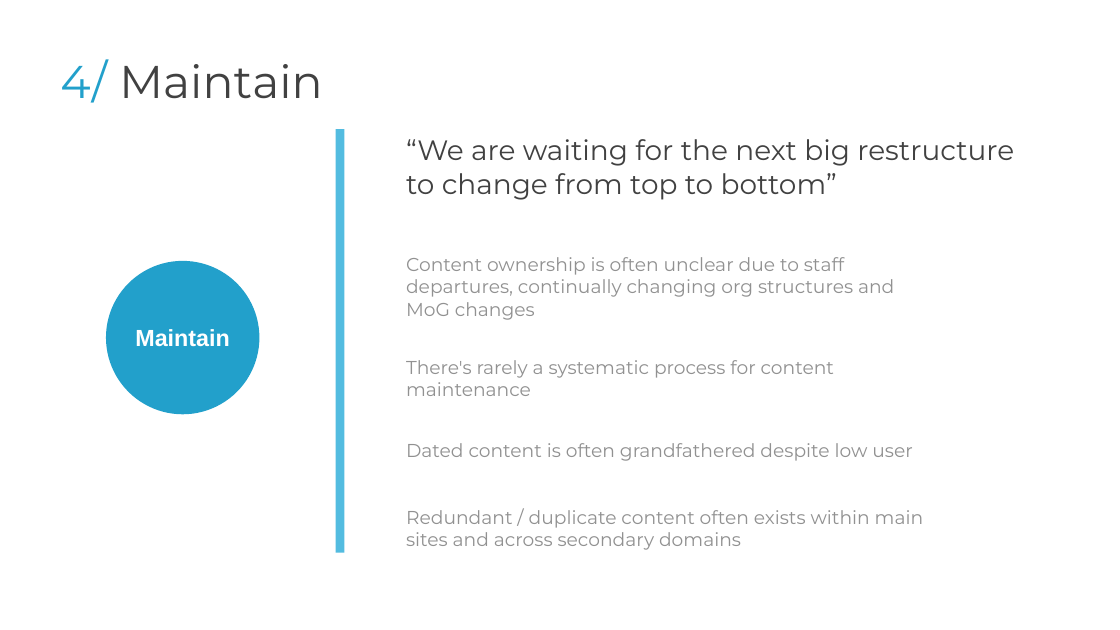
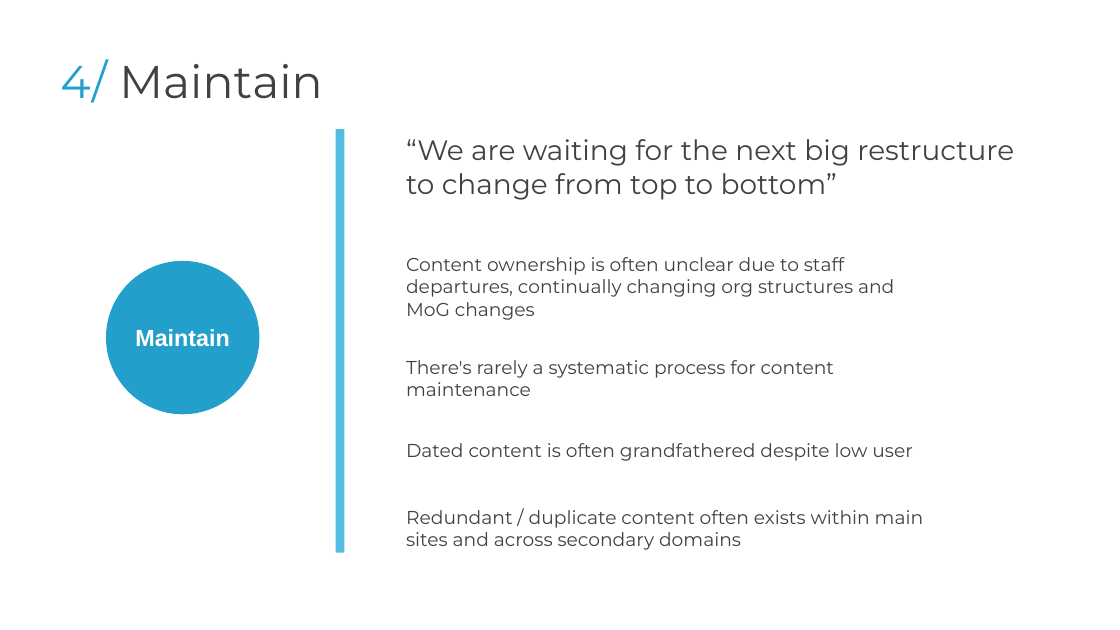
Before and after one commit to govau/service-manual, a slide deck: slide 9 of assets/files/governing-content/content-tasks-skills-workshop.pptx. Drawn at 1120x630 pixels with LibreOffice and Linux fonts; fonts in the diff are those of the drawing; background and template pictures are left out. Boxes give left, top, right and bottom in pixels: in the first picture for what was removed or moved away, otherwise in the second. Text is boxed around its words. In the diff, an @@ line names an element or a change of style, - is before the commit and + after.

```diff
--- a/assets/files/governing-content/content-tasks-skills-workshop.pptx
+++ b/assets/files/governing-content/content-tasks-skills-workshop.pptx
@@ text colour #919191 to #414141 in 4 elements at <box>406,443,912,461</box>, <box>406,510,923,550</box>, <box>406,257,894,320</box>, <box>406,360,834,396</box> @@
```
Also in this commit, not shown: 6 other slides changed.
